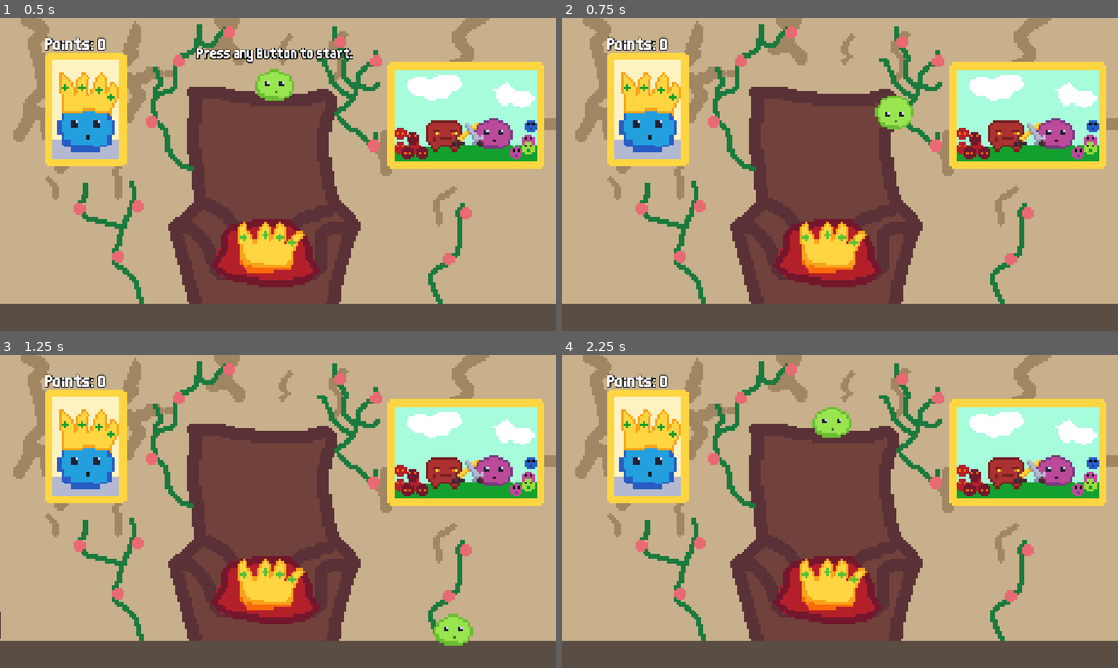
Above: before the commit, frames 1-4 (two rows, left to right).
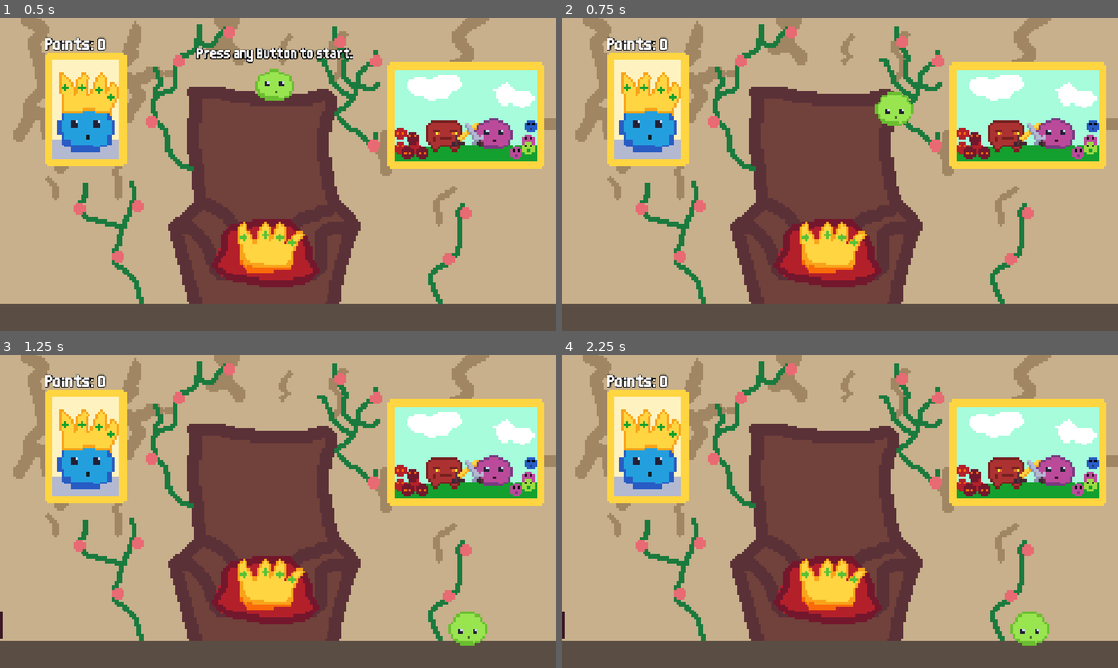
Above: after the commit, the same moments.

Repository: gnampfkuchen-oss/King-of-Blob
Game: Godot game, scene res://Scenes/main.tscn
Same seed, same stepped clock (60 frames per second), same inputs: the game is played once before the commit and once after it. Sound files missing from this copy of the repository are replaced by a short silence.
Inputs:
- Up to frame 1 (0.5 s): no input
- Up to frame 2 (0.75 s): tap Enter at 0.5 s; hold Right (right) from 0.53 s (still down)
- Up to frame 3 (1.25 s): keep holding Right (right); tap Tab (upgrades) at 0.77 s
- Up to frame 4 (2.25 s): tap Tab (upgrades) at 1.52 s; tap Space at 2 s; release Right (right) at 2.03 s; hold Left (left) from 2.03 s (still down)

Frame 1 is identical in both runs. In frame 2, 0.3% of the frame differs, in the area x 56-64%, y 23-36%; in frame 3, 0.7%; in frame 4, 1.2%, in the area x 0-88%, y 16-93%.

Commit message:
Final

Diff:
--- a/new-game-project/Scenes/player.tscn
+++ b/new-game-project/Scenes/player.tscn
@@ -69,7 +69,7 @@
 [node name="lose" type="AudioStreamPlayer" parent="." unique_id=1630463968]
 process_mode = 3
 stream = ExtResource("6_x3wgy")
-volume_db = 17.333
+volume_db = 7.298
 
 [node name="hint" type="Label" parent="." unique_id=137128056]
 offset_left = -161.0
--- a/new-game-project/Scripts/main.gd
+++ b/new-game-project/Scripts/main.gd
@@ -13,7 +13,7 @@
 # Called every frame. 'delta' is the elapsed time since the previous frame.
 func _process(_delta: float) -> void:
 	$UI/Points/Points.text = str(points)
-	if (points >= 25) and (not spawned):
+	if (points >= 20) and (not spawned):
 		var enemy_instance = BOSS_SCENE.instantiate()
 		enemy_instance.position = Vector2(1000, 600 - 20)
 		add_child(enemy_instance)
--- a/new-game-project/Scripts/player.gd
+++ b/new-game-project/Scripts/player.gd
@@ -10,7 +10,7 @@
 	gravity = 0
 	while not Input.is_anything_pressed(): await get_tree().process_frame
 	$hint.hide()
-	gravity = 17
+	gravity = 15
 
 # Called every frame. 'delta' is the elapsed time since the previous frame.
 func _process(delta: float) -> void:
@@ -47,7 +47,7 @@
 		bouncefunc(600)
 		point.emit()
 	elif area.is_in_group("enemy2"):
-		bouncefunc(700)
+		bouncefunc(650)
 		point.emit()
 	elif area.is_in_group("enemy3"):
 		bouncefunc(300)
Not shown, changed: Web.zip
Not shown, changed: Web/index.pck
